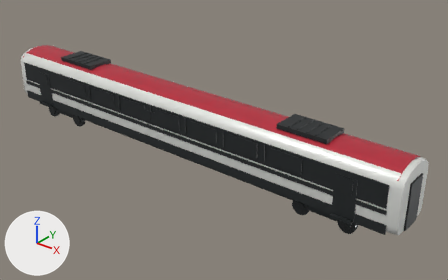
One commit to the glTF model public/models/railjet-lab/blender/railjet-classic-restaurant.glb: the scene before it, then after it.
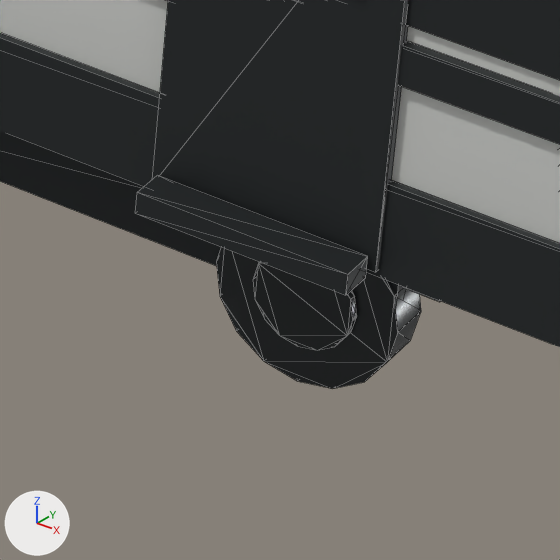
The first picture shows the older version from a 50 mm camera at (21.4, -23.3, 16.4) aimed at (1.9, 1.0, 1.3). The close-ups show the older and then the newer version on the part from 71% to 83% of the width and 70% to 90% of the height of that picture. Only the edits that show in the close-ups are written down. The axes (+X, +Y, +Z) are drawn at lower left. The lights are the same throughout. The close-ups show mesh edges as thin lines. Where no turn or scale is listed for an object, it has been applied to the vertices.

Objects in the first close-up: 'railjet_restaurant_lofted_body', 'restaurant_bogie_b_brake_disc_-1_1', 'restaurant_bogie_b_sideframe_-1', 'restaurant_bogie_b_wheel_-1_1', 'restaurant_door_-1_1', 'restaurant_door_step_-1_1', 'restaurant_lower_skirt_-1', 'restaurant_red_belt_-1', 'restaurant_window_band_-1'.
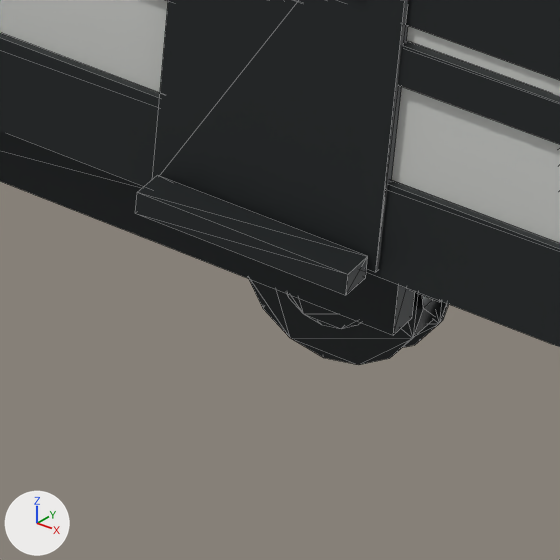
What changed in the scene script:
```text
Change ob_restaurant_bogie_b_brake_disc__1_1:
    ob_restaurant_bogie_b_brake_disc__1_1.location: (1.25, -1.085, 0.46) -> (1.25, -0.863, 0.46)
Change ob_restaurant_bogie_b_wheel__1_1:
    ob_restaurant_bogie_b_wheel__1_1.location: (1.25, -0.96, 0.46) -> (1.25, -0.718, 0.46)
Add ob_restaurant_bogie_b_flange__1_1:
    ob_restaurant_bogie_b_flange__1_1 = bpy.data.objects.new('restaurant_bogie_b_flange_-1_1', me_rj_unitcylinder_16)
    ob_restaurant_bogie_b_flange__1_1.parent = ob_restaurant_bogie_b
    ob_restaurant_bogie_b_flange__1_1.location = (1.25, -0.613, 0.46)
    ob_restaurant_bogie_b_flange__1_1.rotation_euler = (1.571, 0.0, 0.0)  # degrees (90, 0, 0)
    ob_restaurant_bogie_b_flange__1_1.scale = (0.984, 0.984, 0.035)
```

What differs and where, as boxes (x1, y1, x2, y2) in the close-ups (560 x 560 px):
'restaurant_bogie_b_wheel_-1_1', moved
    before: (216, 247, 421, 389)
    after: (249, 279, 439, 365)
'restaurant_bogie_b_brake_disc_-1_1', moved
    before: (253, 262, 356, 350)
    after: (287, 294, 360, 329)
'restaurant_bogie_b_flange_-1_1', added
    after: (402, 301, 449, 348)
